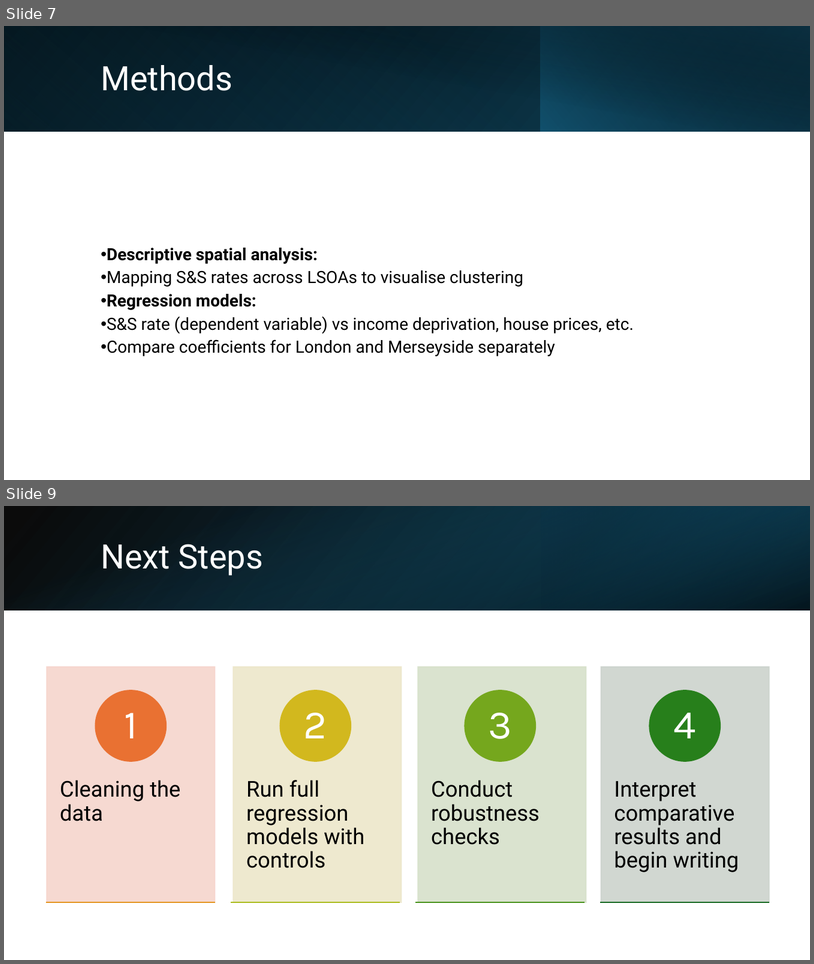
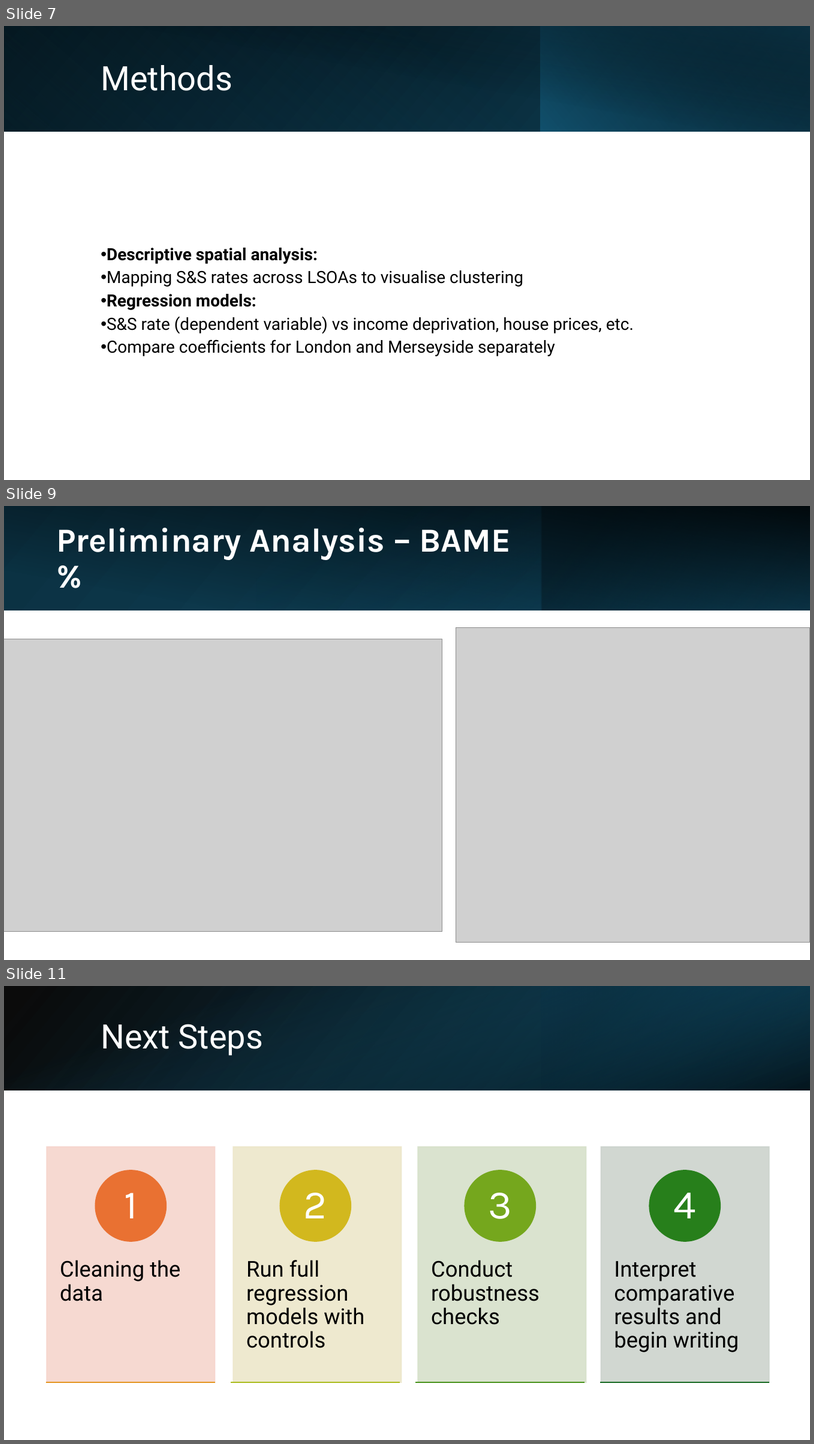
Before and after one commit to KofiBartonByfield/Dissertation, a slide deck: documents/The Price of Policing.pptx. Shown one above the other, each under a label of ours: slides 7 and 9 before the commit, slides 7, 9 and 11 after it; the slides between them are not shown. The pictures are 814x964 and 814x1444 pixels, drawn with LibreOffice and Linux fonts; fonts in the diff are those of the drawing; grey boxes stand for pictures. Boxes give left, top, right and bottom in pixels: in the first picture for what was removed or moved away, otherwise in the second. Text is boxed around its words. In the diff, an @@ line names an element or a change of style, - is before the commit and + after.

```diff
--- a/documents/The Price of Policing.pptx
+++ b/documents/The Price of Policing.pptx
@@ slide 9 added at (4, 506, 810, 960), background #FFFFFF @@
@@ rectangle added at (4, 506, 810, 610), fill gradient #0B3041 to #104862 @@
@@ rectangle added at (4, 507, 810, 610), fill gradient #000000 @@
@@ rectangle added at (257, 506, 542, 610), fill gradient #156082 to #0B3041 @@
@@ rectangle added at (542, 506, 810, 610), fill gradient #0B3041 to #156082 @@
@@ title added at (56, 528, 512, 560), 40 pt, text #FFFFFF, bold @@
+Preliminary Analysis – BAME %
@@ picture added at (456, 628, 810, 942) @@
@@ picture added at (4, 639, 443, 931) @@
@@ what was slide 9 is now slide 11 @@
```
Also in this commit, not shown: 7 slides changed, 1 other slide added.
